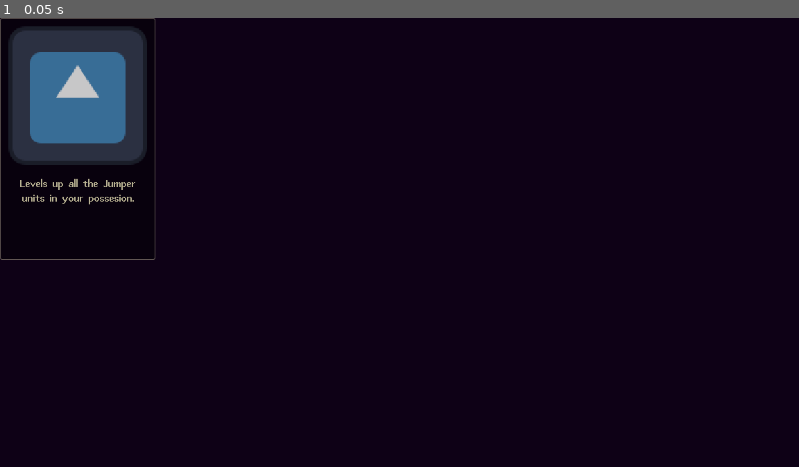
Above: before the commit, frame 1.
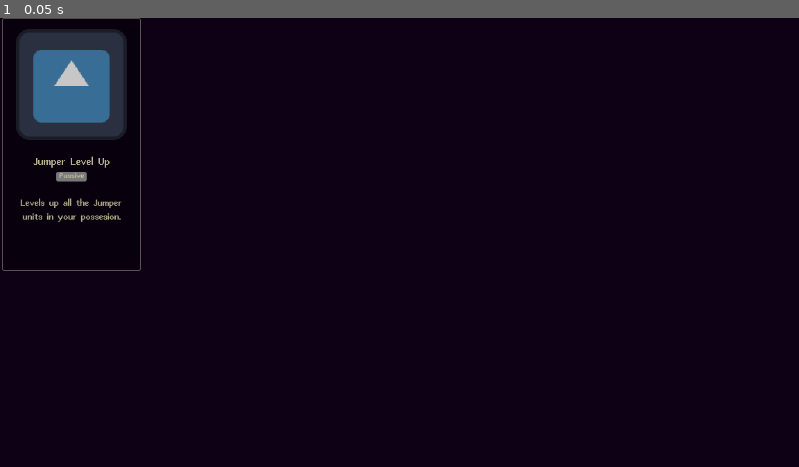
Above: after the commit, the same moment.

Repository: Juanxpeke/GD-FPSJuegos
Game: Godot game, scene res://Core/UI/HUD/SkillPicker/skill_option.tscn
Two runs of this game, one before a commit and one after it. Both use one fixed random seed, a clock stepped at 60 frames per second and the inputs below. This scene is started directly instead of the project's main scene. The engine's default icon, where the game draws it, is replaced by a stand-in: a white triangle on a blue panel in a dark square.
Inputs:
- Up to frame 1 (0.05 s): no input

The runs differ from the first frame. In frame 1, 3.9% of the frame differs, in the area x 0-20%, y 0-57%.

Commit message:
feat: better skill option

Diff:
--- a/Core/UI/HUD/SkillPicker/skill_option.gd
+++ b/Core/UI/HUD/SkillPicker/skill_option.gd
@@ -6,6 +6,8 @@
 
 @onready var skill_info_panel: PanelContainer = %SkillInfoPanel
 @onready var skill_icon: TextureRect = %SkillIcon
+@onready var skill_name: Label = %SkillName
+@onready var skill_type: Label = %SkillType
 @onready var skill_description: Label = %SkillDescription
 @onready var animation_player: AnimationPlayer = %AnimationPlayer
 
@@ -45,6 +47,11 @@
 func _update_layout() -> void:
 	var skill = SkillsManager.get_skill(skill_id)
 	skill_icon.texture = skill.icon
+	skill_name.text = skill.name
+	if skill is ResActive:
+		skill_type.text = "Active"
+	else:
+		skill_type.text = "Passive"
 	skill_description.text = skill.description
 
 # Public
--- a/Core/UI/HUD/SkillPicker/skill_option.tscn
+++ b/Core/UI/HUD/SkillPicker/skill_option.tscn
@@ -1,13 +1,13 @@
-[gd_scene load_steps=8 format=3 uid="uid://cvlvkujq8qul2"]
+[gd_scene load_steps=9 format=3 uid="uid://cvlvkujq8qul2"]
 
 [ext_resource type="Script" path="res://Core/UI/HUD/SkillPicker/skill_option.gd" id="1_vpre0"]
 [ext_resource type="Texture2D" uid="uid://bu261a6gb08kx" path="res://assets/skill icons/skill issue.png" id="2_3nd01"]
 
 [sub_resource type="StyleBoxFlat" id="StyleBoxFlat_v7ldh"]
-content_margin_left = 12.0
-content_margin_top = 12.0
-content_margin_right = 12.0
-content_margin_bottom = 12.0
+content_margin_left = 16.0
+content_margin_top = 16.0
+content_margin_right = 16.0
+content_margin_bottom = 16.0
 bg_color = Color(0.0313726, 0.00392157, 0.0509804, 1)
 border_width_left = 1
 border_width_top = 1
@@ -18,6 +18,14 @@
 corner_radius_top_right = 2
 corner_radius_bottom_right = 2
 corner_radius_bottom_left = 2
+
+[sub_resource type="StyleBoxFlat" id="StyleBoxFlat_q77pa"]
+content_margin_left = 4.0
+content_margin_right = 4.0
+corner_radius_top_left = 3
+corner_radius_top_right = 3
+corner_radius_bottom_right = 3
+corner_radius_bottom_left = 3
 
 [sub_resource type="Animation" id="Animation_25yk3"]
 resource_name = "RESET"
@@ -122,11 +130,11 @@
 }
 
 [node name="SkillOption" type="Control"]
-custom_minimum_size = Vector2(232, 356)
+custom_minimum_size = Vector2(205, 365)
 layout_mode = 3
 anchors_preset = 0
-offset_right = 232.0
-offset_bottom = 356.0
+offset_right = 205.0
+offset_bottom = 365.0
 script = ExtResource("1_vpre0")
 
 [node name="SkillInfoPanel" type="PanelContainer" parent="."]
@@ -136,34 +144,59 @@
 anchors_preset = 5
 anchor_left = 0.5
 anchor_right = 0.5
-offset_left = -116.0
-offset_right = 108.0
-offset_bottom = 349.0
+offset_left = -100.0
+offset_right = 100.0
+offset_bottom = 365.0
 grow_horizontal = 2
-pivot_offset = Vector2(100, 170)
+pivot_offset = Vector2(110, 180)
 mouse_filter = 1
 mouse_default_cursor_shape = 2
 theme_override_styles/panel = SubResource("StyleBoxFlat_v7ldh")
 
 [node name="SkillInfoContainer" type="VBoxContainer" parent="SkillInfoPanel"]
 layout_mode = 2
-theme_override_constants/separation = 20
+theme_override_constants/separation = 24
 
 [node name="SkillIcon" type="TextureRect" parent="SkillInfoPanel/SkillInfoContainer"]
 unique_name_in_owner = true
-custom_minimum_size = Vector2(200, 200)
+custom_minimum_size = Vector2(160, 160)
 layout_mode = 2
 size_flags_horizontal = 4
 size_flags_vertical = 0
 texture = ExtResource("2_3nd01")
 expand_mode = 1
 
+[node name="SkillInfoContainer" type="VBoxContainer" parent="SkillInfoPanel/SkillInfoContainer"]
+layout_mode = 2
+theme_override_constants/separation = 4
+
+[node name="SkillName" type="Label" parent="SkillInfoPanel/SkillInfoContainer/SkillInfoContainer"]
+unique_name_in_owner = true
+layout_mode = 2
+text = "Skill Name"
+horizontal_alignment = 1
+vertical_alignment = 2
+
+[node name="SkillType" type="Label" parent="SkillInfoPanel/SkillInfoContainer/SkillInfoContainer"]
+unique_name_in_owner = true
+texture_filter = 2
+layout_mode = 2
+size_flags_horizontal = 4
+theme_override_font_sizes/font_size = 12
+theme_override_styles/normal = SubResource("StyleBoxFlat_q77pa")
+text = "Skill Type"
+horizontal_alignment = 1
+vertical_alignment = 2
+
 [node name="SkillDescription" type="Label" parent="SkillInfoPanel/SkillInfoContainer"]
 unique_name_in_owner = true
-layout_mode = 2
-text = "Skill description"
+texture_filter = 1
+layout_mode = 2
+theme_override_font_sizes/font_size = 14
+text = "Skill description that is very long in order to see how it behaves in the container layout"
 horizontal_alignment = 1
 autowrap_mode = 3
+max_lines_visible = 4
 
 [node name="AnimationPlayer" type="AnimationPlayer" parent="."]
 unique_name_in_owner = true
